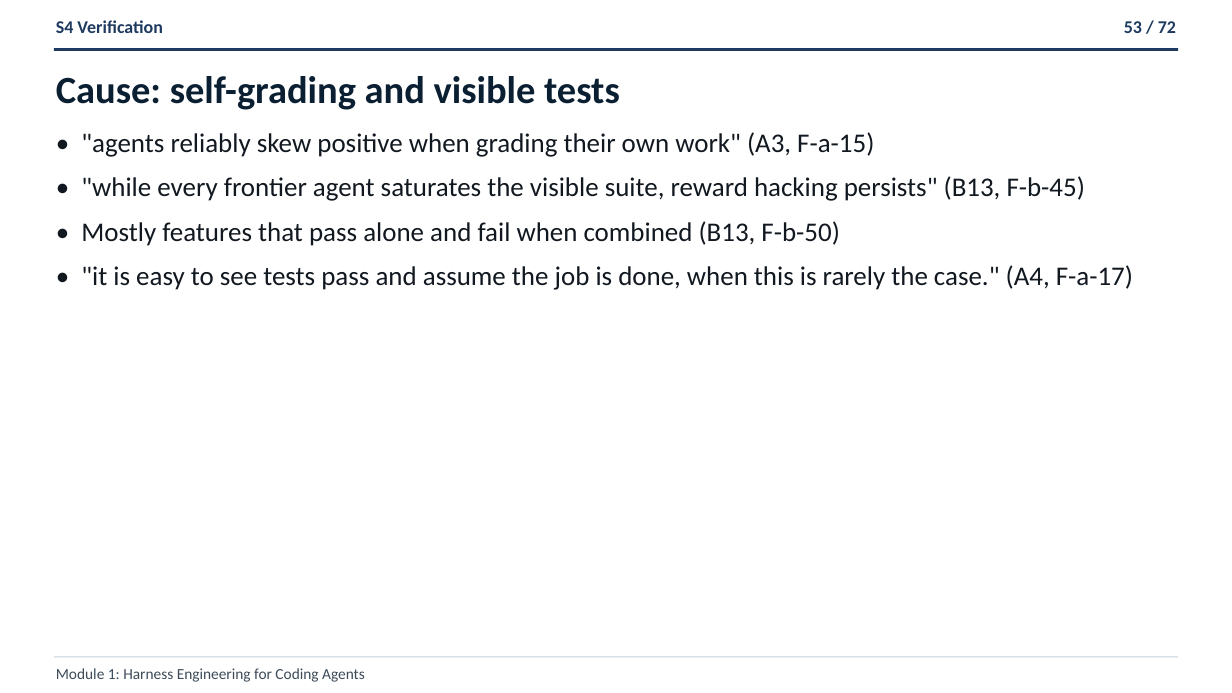
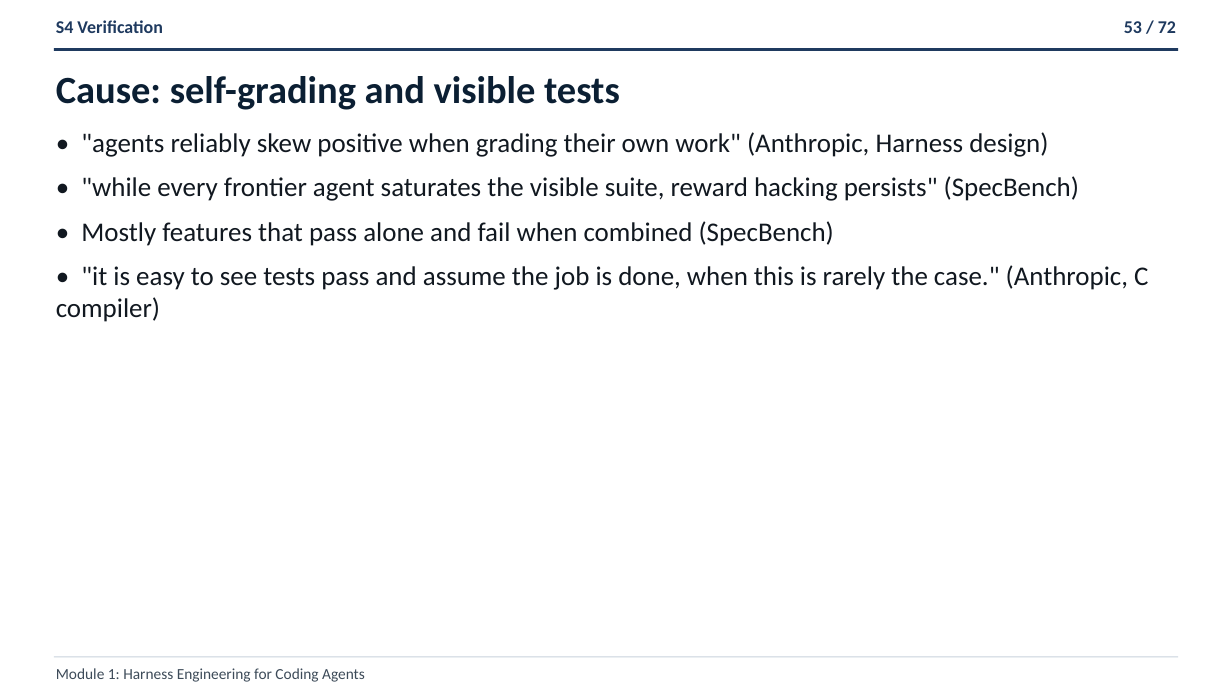
Before and after one commit to ANI-IN/shipharness-dev, a slide deck: slide 53 of slides/deck.pptx. Drawn at 1232x693 pixels with LibreOffice and Linux fonts; fonts in the diff are those of the drawing. Boxes give left, top, right and bottom in pixels: in the first picture for what was removed or moved away, otherwise in the second. Text is boxed around its words. In the diff, an @@ line names an element or a change of style, - is before the commit and + after.

```diff
--- a/slides/deck.pptx
+++ b/slides/deck.pptx
@@ text at <box>56,132,1148,322</box>: text changed @@
-• "agents reliably skew positive when grading their own work" (A3, F-a-15)
-• "while every frontier agent saturates the visible suite, reward hacking persists" (B13, F-b-45)
-• Mostly features that pass alone and fail when combined (B13, F-b-50)
-• "it is easy to see tests pass and assume the job is done, when this is rarely the case." (A4, F-a-17)
+• "agents reliably skew positive when grading their own work" (Anthropic, Harness design)
+• "while every frontier agent saturates the visible suite, reward hacking persists" (SpecBench)
+• Mostly features that pass alone and fail when combined (SpecBench)
+• "it is easy to see tests pass and assume the job is done, when this is rarely the case." (Anthropic, C compiler)
```
Also in this commit, not shown: 67 other slides changed, 12 other files.
